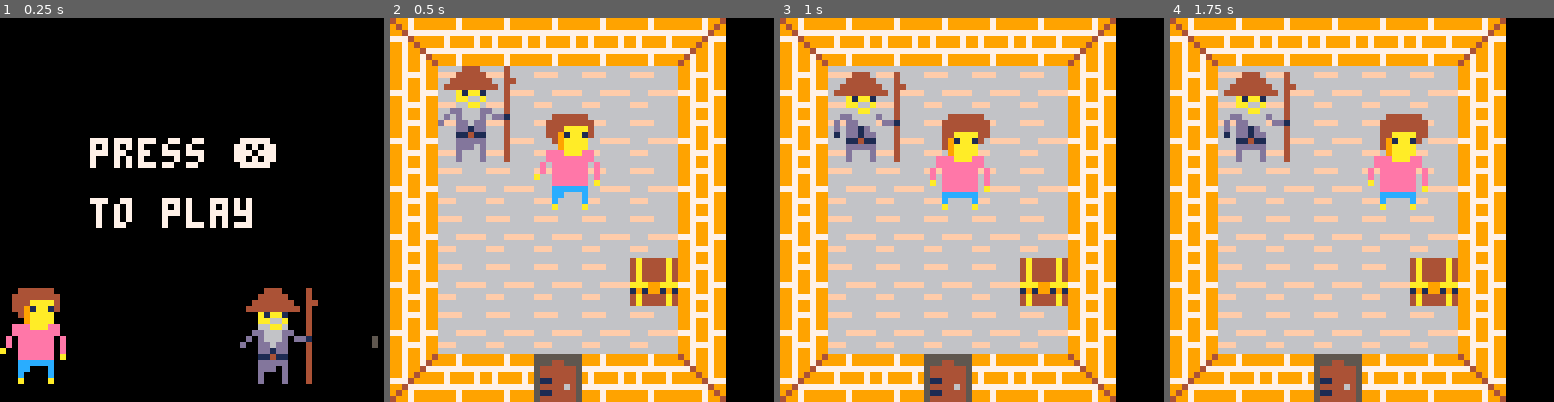
Above: before the commit, frames 1-4 (left to right).
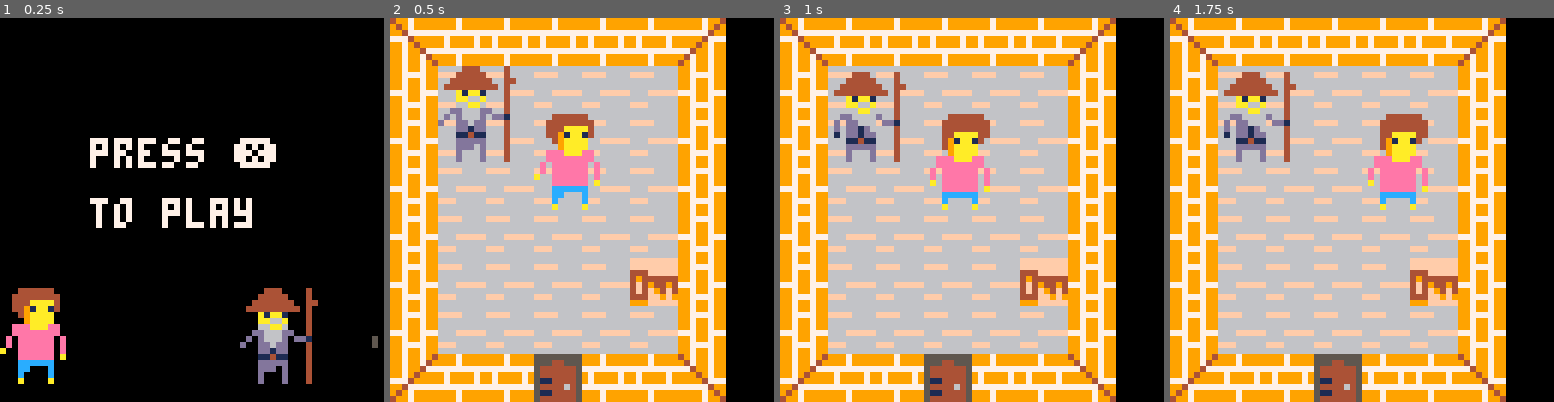
Above: after the commit, the same moments.

Repository: EmilieRobert33/LOWREZJAM
Game: PICO-8 cartridge jeux.p8
Two runs of this game, one before a commit and one after it. Both use one fixed random seed, a clock stepped at 60 frames per second and the inputs below.
Inputs:
- Up to frame 1 (0.25 s): no input
- Up to frame 2 (0.5 s): tap X (X key) at 0.33 s
- Up to frame 3 (1 s): tap O (Z key) at 0.7 s
- Up to frame 4 (1.75 s): tap X (X key) at 1.07 s; hold Right from 1.6 s (still down); tap O (Z key) at 1.7 s

Frame 1 is identical in both runs. In frame 2, 1.3% of the frame differs, in the area x 62-75%, y 62-75%; in frame 3, 1.3%; in frame 4, 1.3%.

Commit message:
ajout soso animation et modification coffre par cle

Diff:
--- a/jeux.p8
+++ b/jeux.p8
@@ -72,6 +72,7 @@
 		end
 		draw_player()
 		draw_sensei()
+		--draw_soso_explo()
 		if(btn(❎)) show_inventory()
 	end
 
@@ -79,6 +80,7 @@
 		cls()
 		draw_map()
 		draw_player()
+		draw_soso_explo()
 		if(btn(❎)) show_inventory()
 
 
@@ -883,8 +885,11 @@
 end
 
 function draw_sensei()
-	anim_sensei(96)
 	spr(anim_sensei(96),1*8,1*8,2,2)
+end
+
+function draw_soso_explo()
+	spr(anim_soso(100),73*8,16*8,2,2)
 end
 
 function move_player()
@@ -1000,6 +1005,16 @@
 	end
 	if (sprite ==98 and cos(1*t())<0) then
 		sprite=96
+	end
+	return sprite
+end
+
+function anim_soso(sprite)
+	if (sprite ==100 and cos(1*t())>0) then
+		sprite=102
+	end
+	if (sprite ==102 and cos(1*t())<0) then
+		sprite=100
 	end
 	return sprite
 end
@@ -1146,7 +1161,7 @@
 dcdbdbdbdbdbdc00000000000000000000000000000000000000000000000000000000000000000000000000000000000000000000000000000000000000000000000000000000000000000000000000000000000000000000000000000000000000000000000000000000000000000000000000000000000000000000000000
 dcdbdbdbdbdbdc00000000000000000000000000000000000000000000000000000000000000000000000000000000000000000000000000000000000000000000000000000000000000000000000000000000000000000000000000000000000000000000000000000000000000000000000000000000000000000000000000
 dcdbdbdbdbdbdc00000000000000000000000000000000000000000000000000000000000000000000000000000000000000000000000000000000000000000000000000000000000000000000000000000000000000000000000000000000000000000000000000000000000000000000000000000000000000000000000000
-dadbdbdbdbe2dc00000000000000000000000000000000000000000000000000000000000000000000000000000000000000000000000000000000000000000000000000000000000000000000000000000000000000000000000000000000000000000000000000000000000000000000000000000000000000000000000000
+dadbdbdbdbe0dc00000000000000000000000000000000000000000000000000000000000000000000000000000000000000000000000000000000000000000000000000000000000000000000000000000000000000000000000000000000000000000000000000000000000000000000000000000000000000000000000000
 dadbdbdbdbdbdc00000000000000000000000000000000000000000000000000000000000000000000000000000000000000000000000000000000000000000000000000000000000000000000000000000000000000000000000000000000000000000000000000000000000000000000000000000000000000000000000000
 eaebebe4ebebec00000000000000000000000000000000000000000000000000000000000000000000000000000000000000000000000000000000000000000000000000000000000000000000000000000000000000000000000000000000000000000000000000000000000000000000000000000000000000000000000000
 f9e7e7e7e7e7e7f9f90000000000000000000000000000000000000000000000000000000000000000000000000000000000000000000000000000000000000000000000000000000000000000000000000000000000000000000000000000000000000000000000000000000000000000000000000000000000000000000000
@@ -1157,7 +1172,7 @@
 f9e1e1e1e1e1e1f9f90000000000000000000000000000000000000000000000000000000000000000000000000000000000000000f1f1f1f1f1f1f1f1f1f1f1f1f1f1f1f1f1f1000000000000000000000000000000000000000000000000000000000000000000000000000000000000000000000000000000000000000000
 f9e1e1e1e1e1e1f9e10000000000000000000000000000000000000000000000000000000000000000000000000000000000000000f1f1f1f1f1f1f1f1f1f1f1f1f1f1f1f1f1f1000000000000000000000000000000000000000000000000000000000000000000000000000000000000000000000000000000000000000000
 f9f9f9f9f9f9f9f9e10000000000000000000000000000000000000000000000000000000000000000000000000000000000000000f1f1f1f1f1f1f1f1f1f1f1f1f1f1f1f1f0f0f0f0f0f0f000000000000000000000000000000000000000000000000000000000000000000000000000000000000000000000000000000000
-0000000000000000000000000000000000000000000000000000000000000000000000000000000000000000000000000000000000f1f1f1f1f5f5f5f5f5e8f5f5e9f5f5e8f0f0f0f0f0f0f000000000000000000000000000000000000000000000000000000000000000000000000000000000000000000000000000000000
+0000000000000000000000000000000000000000000000000000000000000000000000000000000000000000000000000000000000f1f1f1f1f5f5f5f5f5e8f5f5e9f5f5e8f0f0f0f0fdf0f000000000000000000000000000000000000000000000000000000000000000000000000000000000000000000000000000000000
 0000000000000000000000000000000000000000000000000000000000000000000000000000000000000000000000000000000000f1f1f1f1f5f5f5f5f5e8f5f5e9f5f5e8f0f0f0f0f0f0f000000000000000000000000000000000000000000000000000000000000000000000000000000000000000000000000000000000
 0000000000000000000000000000000000000000000000000000000000000000000000000000000000000000000000000000000000f1f1f1f1f5f5f5f5f5f1f1f1f1f1f1f1f0f0f0f0f0f00000000000000000000000000000000000000000000000000000000000000000000000000000000000000000000000000000000000
 0000000000000000000000000000000000000000000000000000000000000000000000000000000000000000000000000000000000f1f1f1f1f5f5f5f5f5f1f1f1f1f1f1f1f0f0f0f0f0f00000000000000000000000000000000000000000000000000000000000000000000000000000000000000000000000000000000000
@@ -1165,7 +1180,7 @@
 0000000000000000000000000000000000000000000000000000000000000000000000000000000000000000000000000000000000f1f1f1f1f5f5f5f5f5f1f1f1f1f1f1f1f0f0f0f0f0f00000000000000000000000000000000000000000000000000000000000000000000000000000000000000000000000000000000000
 0000000000000000000000000000000000000000000000000000000000000000000000000000000000000000000000000000000000f1f1f1f1f5f5f5f5f5f1f1f1f1f1f1f1f0f0f0f0f0f00000000000000000000000000000000000000000000000000000000000000000000000000000000000000000000000000000000000
 0000000000000000000000000000000000000000000000000000000000000000000000000000000000000000000000000000000000f1f1f1f1f0f0f0f0f0f1f1f1f1f1f1f1f0f0f0f0f0000000000000000000000000000000000000000000000000000000000000000000000000000000000000000000000000000000000000
-000000000000000000000000000000000000000000000000000000000000000000000000000000000000000000000000000000000000f0f0f0f0f0fdf0f0f0f00000000000000000f0f0000000000000000000000000000000000000000000000000000000000000000000000000000000000000000000000000000000000000
+000000000000000000000000000000000000000000000000000000000000000000000000000000000000000000000000000000000000f0f0f0f0f0f0f0f0f0f00000000000000000f0f0000000000000000000000000000000000000000000000000000000000000000000000000000000000000000000000000000000000000
 000000000000000000000000000000000000000000000000000000000000000000000000000000000000000000000000000000000000f0f0f3f0f0f0f3f3f3f000000000000000000000000000000000000000000000000000000000000000000000000000000000000000000000000000000000000000000000000000000000
 000000000000000000000000000000000000000000000000000000000000000000000000000000000000d00000000000000000000000f0f0f3f0f0f0f0f3f0f000000000000000000000000000000000000000000000000000000000000000000000000000000000000000000000000000000000000000000000000000000000
 0000000000000000000000000000000000000000000000000000000000000000000000000000000000d0d00000000000000000000000f0f0f3f0f0f0f0f3f0f000000000000000000000000000000000000000000000000000000000000000000000000000000000000000000000000000000000000000000000000000000000
